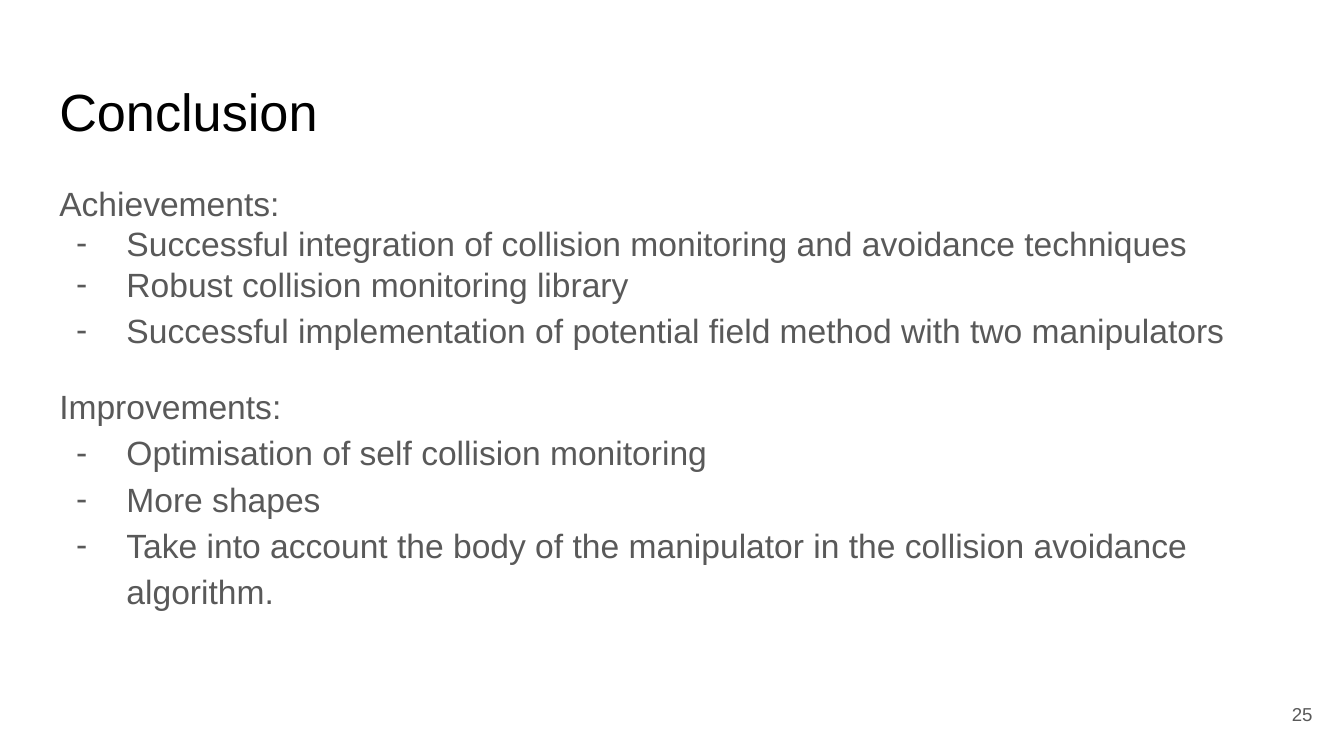
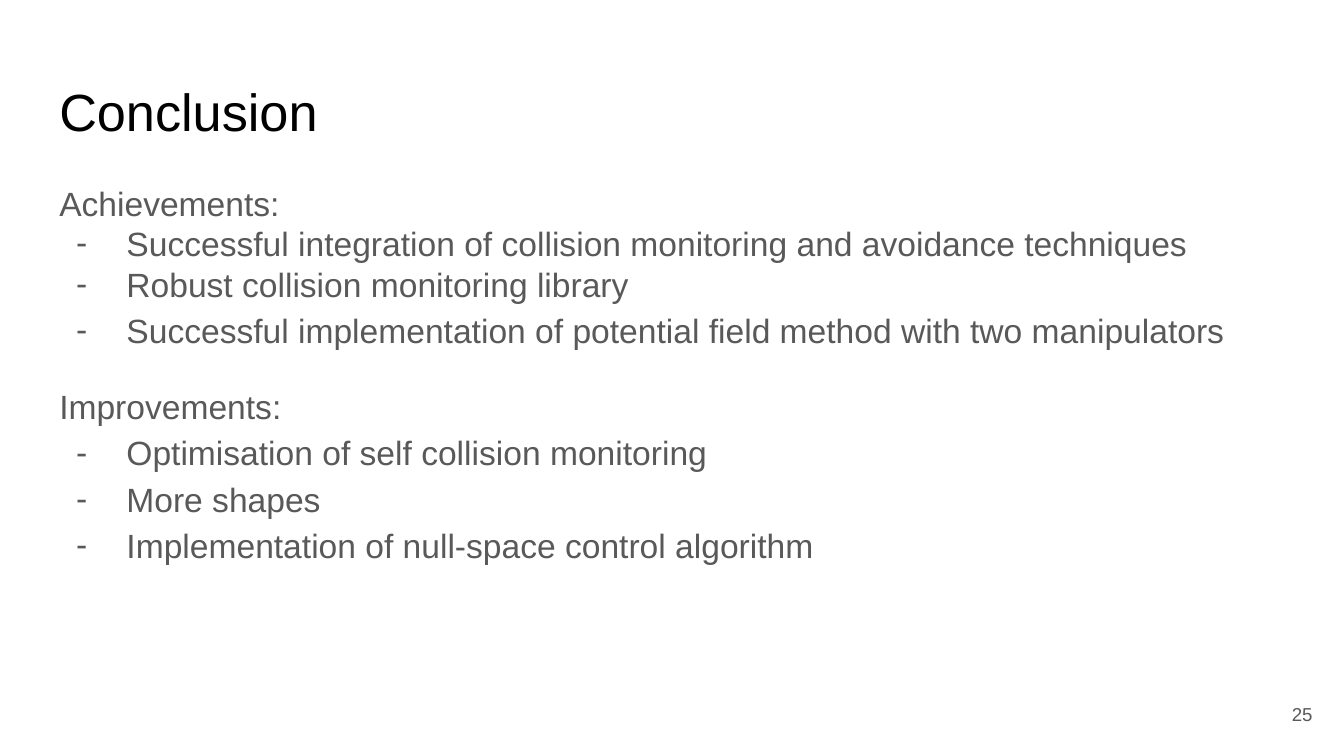
Before and after one commit to HBRS-SDP/sdp_ss20_collision_monitoring_for_robotic_manipulators, a slide deck: slide 25 of deliverables/presentation/Collision monitoring for robotic manipulators_draft.pptx. Drawn at 1344x756 pixels with LibreOffice and Linux fonts; fonts in the diff are those of the drawing. Boxes give left, top, right and bottom in pixels: in the first picture for what was removed or moved away, otherwise in the second. Text is boxed around its words. In the diff, an @@ line names an element or a change of style, - is before the commit and + after.

```diff
--- a/deliverables/presentation/Collision monitoring for robotic manipulators_draft.pptx
+++ b/deliverables/presentation/Collision monitoring for robotic manipulators_draft.pptx
@@ text at <box>126,533,813,564</box>: text changed @@
-– Take into account the body of the manipulator in the collision avoidance algorithm.
+– Implementation of null-space control algorithm
```
Also in this commit, not shown: 1 other slide changed, 5 other files.
